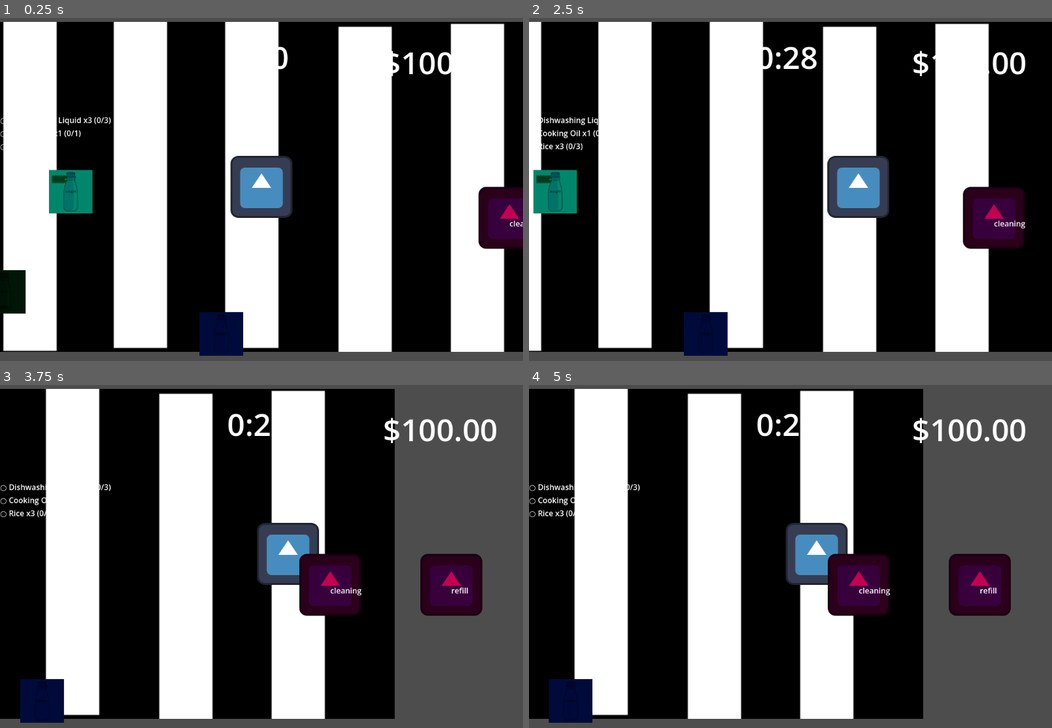
Above: before the commit, frames 1-4 (two rows, left to right).
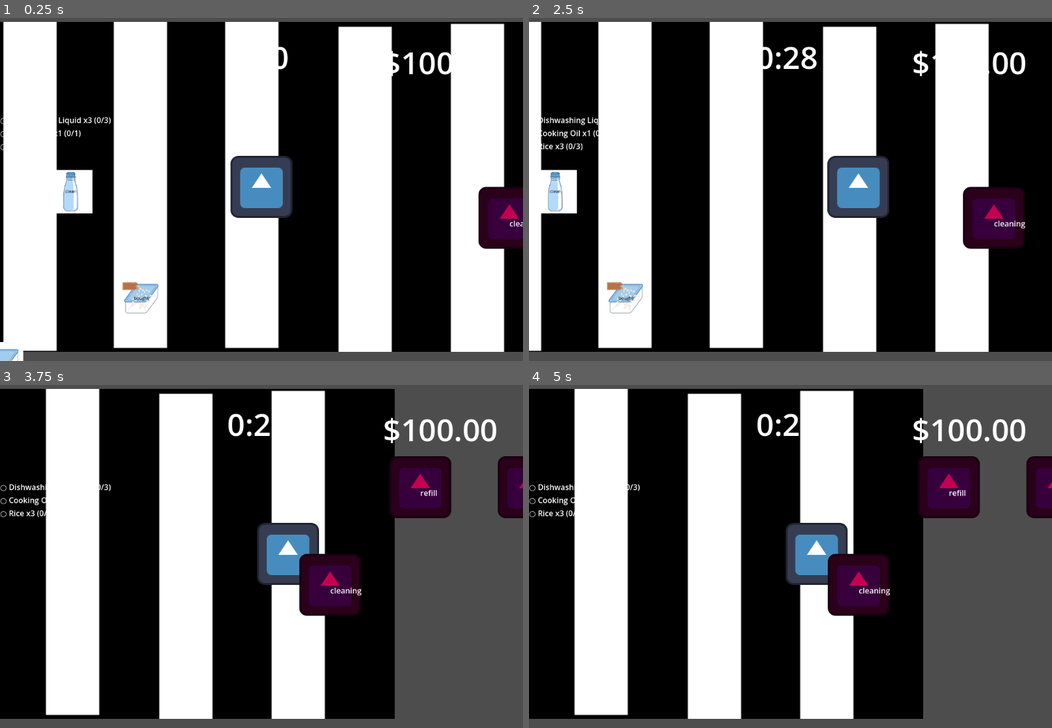
Above: after the commit, the same moments.

Repository: thisotherguyalso/KAILOG-Game
Game: Godot game, scene res://main.tscn
Same seed, same stepped clock (60 frames per second), same inputs: the game is played once before the commit and once after it. The engine's default icon, where the game draws it, is replaced by a stand-in: a white triangle on a blue panel in a dark square.
Inputs (mouse positions are in pixels of both pictures, inside the frame that each line leads up to):
- Up to frame 1 (0.25 s): no input
- Up to frame 2 (2.5 s): tap Enter at 0.5, 2 s; drag from (664, 330) to (602, 189) at 0.52 s; tap Space at 1.25 s; drag from (727, 330) to (602, 189) at 1.27 s; move the mouse to (790, 330) at 2.02 s; hold Right (ui_right) from 2.03 s (still down); hold Shift (sprint) from 2.03 s (still down); click (790, 330) at 2.17 s
- Up to frame 3 (3.75 s): release Right (ui_right) at 2.75 s; release Shift (sprint) at 2.75 s; drag from (324, 697) to (402, 583) at 2.77 s; drag from (387, 697) to (455, 583) at 3.52 s
- Up to frame 4 (5 s): drag from (633, 501) to (978, 583) at 4.27 s

The runs differ from the first frame. In frame 1, 3.3% of the frame differs, in the area x 0-47%, y 44-100%; in frame 2, 2.5%; in frame 3, 6.2%; in frame 4, 6.2%, in the area x 3-100%, y 20-99%.

Commit message:
Added tupperware and bottle items, added refil station for cookingoil and dishawashing

Diff:
--- /dev/null
+++ b/kailog-demo/Items/bottle.tres
@@ -0,0 +1,21 @@
+[gd_resource type="Resource" script_class="ItemContainer" format=3 uid="uid://7drd30lko0qr"]
+
+[ext_resource type="Texture2D" uid="uid://cvlevy7h0pa3c" path="res://Sprite/Bottle/bottle_bought.png" id="1_efekc"]
+[ext_resource type="Texture2D" uid="uid://g15cojoxw1lh" path="res://Sprite/Bottle/bottle_clean.png" id="2_uoh5o"]
+[ext_resource type="Texture2D" uid="uid://dvb76mf62aqm2" path="res://Sprite/Bottle/bottle_dirty.png" id="3_ddq4b"]
+[ext_resource type="Texture2D" uid="uid://bs4cf82pu7qla" path="res://Sprite/Bottle/bottle_refilled.png" id="4_i2ipw"]
+[ext_resource type="Script" uid="uid://cq05cnjdmwdea" path="res://Items/item_container.gd" id="5_p354d"]
+
+[resource]
+script = ExtResource("5_p354d")
+state = 1
+icon_bought = ExtResource("1_efekc")
+icon_clean = ExtResource("2_uoh5o")
+icon_dirty = ExtResource("3_ddq4b")
+icon_refilled = ExtResource("4_i2ipw")
+sprite_bought = ExtResource("1_efekc")
+sprite_clean = ExtResource("2_uoh5o")
+sprite_dirty = ExtResource("3_ddq4b")
+sprite_refilled = ExtResource("4_i2ipw")
+item_name = "Bottle"
+metadata/_custom_type_script = "uid://cq05cnjdmwdea"
--- a/kailog-demo/Items/pickup_item.tscn
+++ b/kailog-demo/Items/pickup_item.tscn
@@ -37,7 +37,6 @@
 shape = SubResource("CircleShape2D_t2k4s")
 
 [node name="Sprite2D" type="Sprite2D" parent="." unique_id=59006318]
-modulate = Color(0, 0.52976966, 0.41812566, 1)
 scale = Vector2(0.7, 0.7)
 texture = ExtResource("3_eaqdd")
 
--- /dev/null
+++ b/kailog-demo/Items/tupperware.tres
@@ -0,0 +1,21 @@
+[gd_resource type="Resource" script_class="ItemContainer" format=3 uid="uid://cls214sdx0dxj"]
+
+[ext_resource type="Texture2D" uid="uid://clxlfle745ylb" path="res://Sprite/Tupperware/tupperware_bought.png" id="1_cxnt5"]
+[ext_resource type="Texture2D" uid="uid://b51jqy0ve1wtt" path="res://Sprite/Tupperware/tupperware_clean.png" id="2_xlvfe"]
+[ext_resource type="Texture2D" uid="uid://dijjmmtwcij6" path="res://Sprite/Tupperware/tupperware_dirty.png" id="3_p1o7k"]
+[ext_resource type="Texture2D" uid="uid://docdpuynpgey1" path="res://Sprite/Tupperware/tupperware_refilled.png" id="4_18pxe"]
+[ext_resource type="Script" uid="uid://cq05cnjdmwdea" path="res://Items/item_container.gd" id="5_fnigd"]
+
+[resource]
+script = ExtResource("5_fnigd")
+contents = "Rice"
+icon_bought = ExtResource("1_cxnt5")
+icon_clean = ExtResource("2_xlvfe")
+icon_dirty = ExtResource("3_p1o7k")
+icon_refilled = ExtResource("4_18pxe")
+sprite_bought = ExtResource("1_cxnt5")
+sprite_clean = ExtResource("2_xlvfe")
+sprite_dirty = ExtResource("3_p1o7k")
+sprite_refilled = ExtResource("4_18pxe")
+item_name = "Tupperware"
+metadata/_custom_type_script = "uid://cq05cnjdmwdea"
--- a/kailog-demo/main.tscn
+++ b/kailog-demo/main.tscn
@@ -12,6 +12,12 @@
 [ext_resource type="Texture2D" uid="uid://dvb76mf62aqm2" path="res://Sprite/Bottle/bottle_dirty.png" id="6_w48qg"]
 [ext_resource type="PackedScene" uid="uid://b8ckmdt8a8x60" path="res://Stations/trash_station.tscn" id="7_4c57u"]
 [ext_resource type="Texture2D" uid="uid://bs4cf82pu7qla" path="res://Sprite/Bottle/bottle_refilled.png" id="7_vivmo"]
+[ext_resource type="Resource" uid="uid://7drd30lko0qr" path="res://Items/bottle.tres" id="7_w48qg"]
+[ext_resource type="Texture2D" uid="uid://clxlfle745ylb" path="res://Sprite/Tupperware/tupperware_bought.png" id="8_cegan"]
+[ext_resource type="Resource" uid="uid://cls214sdx0dxj" path="res://Items/tupperware.tres" id="8_vivmo"]
+[ext_resource type="Texture2D" uid="uid://b51jqy0ve1wtt" path="res://Sprite/Tupperware/tupperware_clean.png" id="9_82xsv"]
+[ext_resource type="Texture2D" uid="uid://dijjmmtwcij6" path="res://Sprite/Tupperware/tupperware_dirty.png" id="10_getpj"]
+[ext_resource type="Texture2D" uid="uid://docdpuynpgey1" path="res://Sprite/Tupperware/tupperware_refilled.png" id="11_ryguw"]
 [ext_resource type="Script" uid="uid://dkgcutmupgan0" path="res://Misc/game_manager.gd" id="13_ycdy4"]
 [ext_resource type="Script" uid="uid://5p78j5p5it3o" path="res://Misc/round_timer.gd" id="14_w48qg"]
 [ext_resource type="Script" uid="uid://cgb7wre7pd5tl" path="res://Misc/grocery_list.gd" id="15_vivmo"]
@@ -19,9 +25,8 @@
 [ext_resource type="Script" uid="uid://b6msaa8uum8ft" path="res://Misc/evaluation_screen.gd" id="16_yaehf"]
 [ext_resource type="Script" uid="uid://bsdbajlhhfbja" path="res://Misc/timer_label.gd" id="18_074og"]
 
-[sub_resource type="Resource" id="Resource_ycdy4"]
+[sub_resource type="Resource" id="Resource_82xsv"]
 script = ExtResource("5_4c57u")
-contents = "Water"
 state = 2
 icon_bought = ExtResource("4_dg77c")
 icon_clean = ExtResource("5_ycdy4")
@@ -34,19 +39,18 @@
 item_name = "Bottle"
 metadata/_custom_type_script = "uid://cq05cnjdmwdea"
 
-[sub_resource type="Resource" id="Resource_dg77c"]
+[sub_resource type="Resource" id="Resource_1u8w0"]
 script = ExtResource("5_4c57u")
-contents = "Water"
-state = 1
-icon_bought = ExtResource("4_dg77c")
-icon_clean = ExtResource("5_ycdy4")
-icon_dirty = ExtResource("6_w48qg")
-icon_refilled = ExtResource("7_vivmo")
-sprite_bought = ExtResource("4_dg77c")
-sprite_clean = ExtResource("5_ycdy4")
-sprite_dirty = ExtResource("6_w48qg")
-sprite_refilled = ExtResource("7_vivmo")
-item_name = "Bottle"
+state = 2
+icon_bought = ExtResource("8_cegan")
+icon_clean = ExtResource("9_82xsv")
+icon_dirty = ExtResource("10_getpj")
+icon_refilled = ExtResource("11_ryguw")
+sprite_bought = ExtResource("8_cegan")
+sprite_clean = ExtResource("9_82xsv")
+sprite_dirty = ExtResource("10_getpj")
+sprite_refilled = ExtResource("11_ryguw")
+item_name = "Tupperware"
 metadata/_custom_type_script = "uid://cq05cnjdmwdea"
 
 [node name="Main" type="Node2D" unique_id=1783095803]
@@ -74,24 +78,34 @@
 [node name="Player" parent="." unique_id=1861928323 node_paths=PackedStringArray("game_manager") instance=ExtResource("3_lquwl")]
 game_manager = NodePath("../GameManager")
 
-[node name="ItemContainer" parent="." unique_id=234542647 instance=ExtResource("4_1bvp3")]
+[node name="Bottle" parent="." unique_id=234542647 instance=ExtResource("4_1bvp3")]
 position = Vector2(-394, 10)
+item = ExtResource("7_w48qg")
 
-[node name="ItemContainer2" parent="." unique_id=162863624 instance=ExtResource("4_1bvp3")]
-modulate = Color(0.3426953, 0.16039622, 0.056640334, 1)
-position = Vector2(-532, 217)
-item = SubResource("Resource_ycdy4")
+[node name="Bottle2" parent="." unique_id=991371883 instance=ExtResource("4_1bvp3")]
+position = Vector2(-677, -93)
+item = SubResource("Resource_82xsv")
 
-[node name="ItemContainer3" parent="." unique_id=1560730913 instance=ExtResource("4_1bvp3")]
-modulate = Color(0.51422155, 0.07976628, 0.55103964, 1)
-position = Vector2(-83, 304)
-item = SubResource("Resource_dg77c")
+[node name="Tupperware" parent="." unique_id=1020449756 instance=ExtResource("4_1bvp3")]
+position = Vector2(-248, 231)
+item = ExtResource("8_vivmo")
+
+[node name="Tupperware2" parent="." unique_id=1170378998 instance=ExtResource("4_1bvp3")]
+position = Vector2(-537, 366)
+item = SubResource("Resource_1u8w0")
 
 [node name="CleaningStation" parent="." unique_id=1300298490 instance=ExtResource("4_272bh")]
 position = Vector2(512, 64)
 
 [node name="RefillStation" parent="." unique_id=39202334 instance=ExtResource("5_5vw27")]
-position = Vector2(762, 64)
+position = Vector2(698, -138)
+fill_contents = "Cooking Oil"
+required_container_name = "Bottle"
+
+[node name="RefillStation2" parent="." unique_id=1737180864 instance=ExtResource("5_5vw27")]
+position = Vector2(922, -138)
+fill_contents = "Dishwashing Liquid"
+required_container_name = "Bottle"
 
 [node name="ShopStation" parent="." unique_id=1971240148 instance=ExtResource("6_kek77")]
 position = Vector2(1022, 64)
Binary file added: kailog-demo/Sprite/Tupperware/tupperware_bought.png
Not shown, added: kailog-demo/Sprite/Tupperware/tupperware_bought.png.import
Binary file added: kailog-demo/Sprite/Tupperware/tupperware_clean.png
Not shown, added: kailog-demo/Sprite/Tupperware/tupperware_clean.png.import
Binary file added: kailog-demo/Sprite/Tupperware/tupperware_dirty.png
Not shown, added: kailog-demo/Sprite/Tupperware/tupperware_dirty.png.import
Binary file added: kailog-demo/Sprite/Tupperware/tupperware_refilled.png
Not shown, added: kailog-demo/Sprite/Tupperware/tupperware_refilled.png.import
